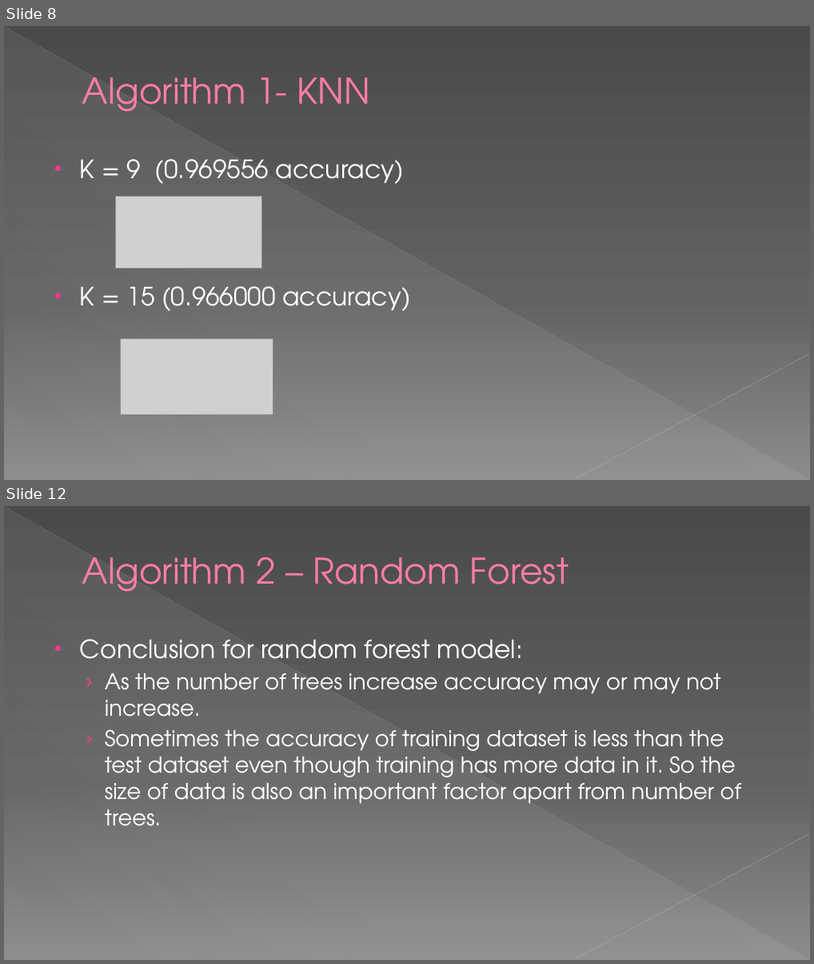
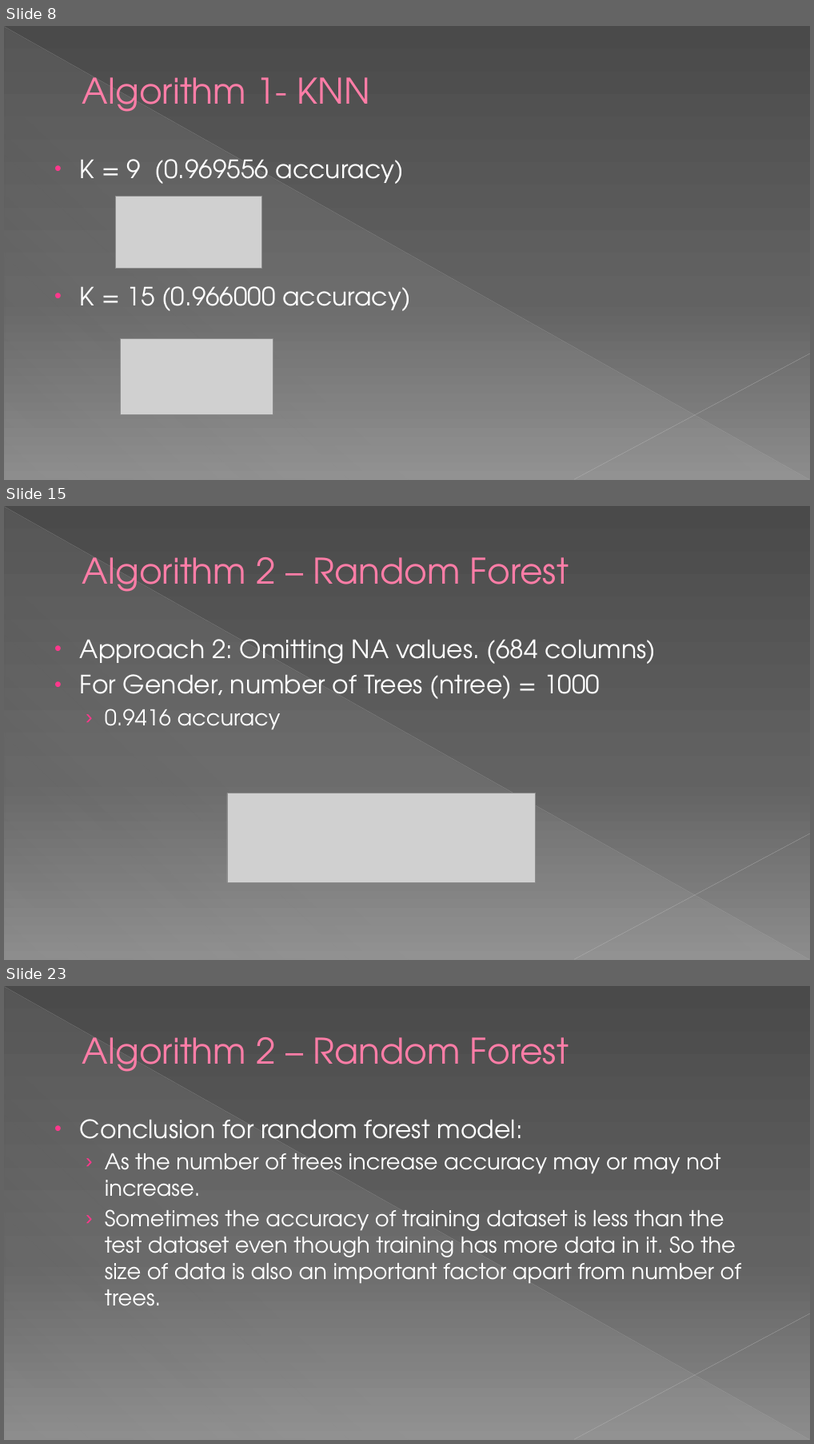
Before and after one commit to dhavalaM/CS513-Project, a slide deck: Presentation_YPS.pptx. Shown one above the other, each under a label of ours: slides 8 and 12 before the commit, slides 8, 15 and 23 after it; the slides between them are not shown. The pictures are 814x964 and 814x1444 pixels, drawn with LibreOffice and Linux fonts; fonts in the diff are those of the drawing; grey boxes stand for pictures. Boxes give left, top, right and bottom in pixels: in the first picture for what was removed or moved away, otherwise in the second. Text is boxed around its words. In the diff, an @@ line names an element or a change of style, - is before the commit and + after.

```diff
--- a/Presentation_YPS.pptx
+++ b/Presentation_YPS.pptx
@@ slide 15 added at box(4, 506, 810, 960), background gradient #4A4A4A to #626262 to #8C8C8C; not listed: 3 template elements that a slide beside it also shows @@
@@ title added at box(82, 557, 569, 592), 42 pt, text #FF7DA7 @@
+Algorithm 2 – Random Forest
@@ text added at box(80, 639, 657, 729), 30 pt, text #FFFFFF @@
+• Approach 2: Omitting NA values. (684 columns)
+• For Gender, number of Trees (ntree) = 1000
+  › 0.9416 accuracy
@@ picture added at box(227, 793, 536, 882) @@
@@ what was slide 12 is now slide 23 @@
```
Also in this commit, not shown: 5 slides changed, 10 other slides added.
